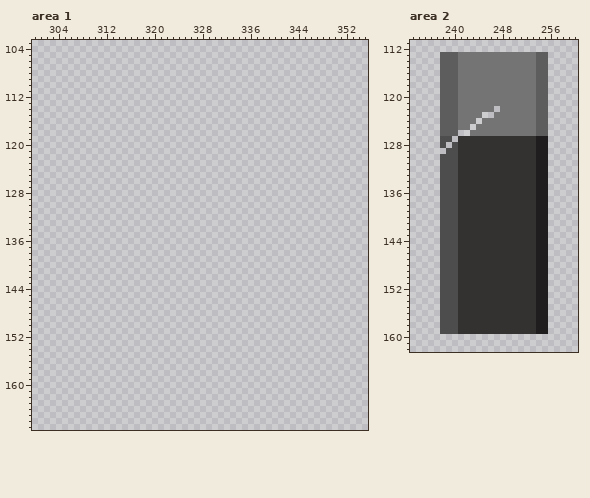
Pixel-art file -- Assets/_Assets/KITCHEN_THINGS.aseprite. Above, as it was before the edit.
368x309 pixels, 1 frame. Colours within 5 levels of each other are drawn and written as one. Shown: area 1: x 300..355, y 103..167; area 2: x 233..260, y 111..162.
After the commit:
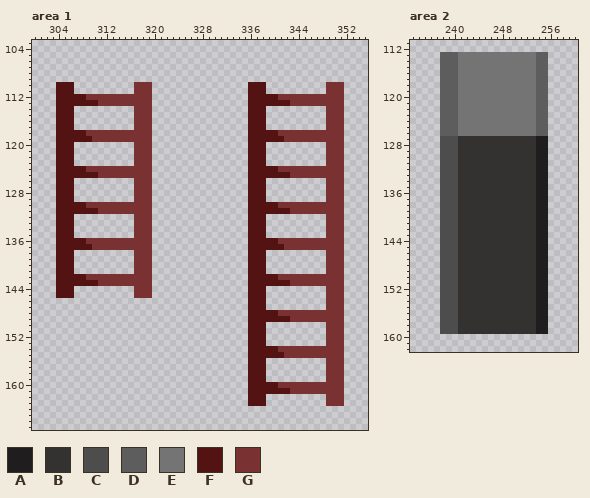
Palette (. is transparent): A #1f1d1d  B #343131  C #4d4d4d  D #5d5d5d  E #747474  F #531313  G #793131
The exact change:
Area 1, layer "Ladder":
Colour F is added in rows 110 to 111 at x 304 to 306 and 336 to 338; in row 112 at x 304 to 308 and 336 to 340; in row 113 at x 304 to 310 and 336 to 342; in rows 114 to 117 at x 304 to 306 and 336 to 338; in row 118 at x 304 to 308 and 336 to 340; in row 119 at x 304 to 309 and 336 to 341.
Colour F is added in rows 120 to 123 at x 304 to 306 and 336 to 338; in row 124 at x 304 to 308 and 336 to 340; in row 125 at x 304 to 310 and 336 to 342; in rows 126 to 129 at x 304 to 306 and 336 to 338; in row 130 at x 304 to 308 and 336 to 340; in row 131 at x 304 to 310 and 336 to 342.
Colour F is added in rows 132 to 135 at x 304 to 306 and 336 to 338; in row 136 at x 304 to 308 and 336 to 340; in row 137 at x 304 to 309 and 336 to 341; in rows 138 to 141 at x 304 to 306 and 336 to 338; in row 142 at x 304 to 308 and 336 to 340; in row 143 at x 304 to 310 and 336 to 342.
Colour F is added in rows 144 to 145 at x 304 to 306 and 336 to 338; in rows 146 to 147 at x 336 to 338; in row 148 at x 336 to 340; in row 149 at x 336 to 342; in rows 150 to 153 at x 336 to 338; in row 154 at x 336 to 340.
Colour F is added in row 155 at x 336 to 341; in rows 156 to 159 at x 336 to 338; in row 160 at x 336 to 340; in row 161 at x 336 to 342; in rows 162 to 163 at x 336 to 338.
Colour G is added in rows 110 to 111 at x 317 to 319 and 349 to 351; in row 112 at x 309 to 319 and 341 to 351; in row 113 at x 311 to 319 and 343 to 351; in rows 114 to 117 at x 317 to 319 and 349 to 351; in row 118 at x 309 to 319 and 341 to 351; in row 119 at x 310 to 319 and 342 to 351.
Colour G is added in rows 120 to 123 at x 317 to 319 and 349 to 351; in row 124 at x 309 to 319 and 341 to 351; in row 125 at x 311 to 319 and 343 to 351; in rows 126 to 129 at x 317 to 319 and 349 to 351; in row 130 at x 309 to 319 and 341 to 351; in row 131 at x 311 to 319 and 343 to 351.
Colour G is added in rows 132 to 135 at x 317 to 319 and 349 to 351; in row 136 at x 309 to 319 and 341 to 351; in row 137 at x 310 to 319 and 342 to 351; in rows 138 to 141 at x 317 to 319 and 349 to 351; in row 142 at x 309 to 319 and 341 to 351; in row 143 at x 311 to 319 and 343 to 351.
Colour G is added in rows 144 to 145 at x 317 to 319 and 349 to 351; in rows 146 to 147 at x 349 to 351; in row 148 at x 341 to 351; in row 149 at x 343 to 351; in rows 150 to 153 at x 349 to 351; in row 154 at x 341 to 351.
Colour G is added in row 155 at x 342 to 351; in rows 156 to 159 at x 349 to 351; in row 160 at x 341 to 351; in row 161 at x 343 to 351; in rows 162 to 163 at x 349 to 351.
Area 2, layer "Ladder":
Colour C is added in row 127 at x 240; in row 128 at x 239; in row 129 at x 238.
Colour E is added in row 122 at x 247; in row 123 at x 245 to 246; in row 124 at x 244; in row 125 at x 243; in row 126 at x 241 to 242.
Changed places in both pictures, as pixel boxes (x1, y1, x2, y2):
added: (56, 82, 152, 298)
added: (248, 82, 344, 406)
added: (440, 106, 500, 154)
